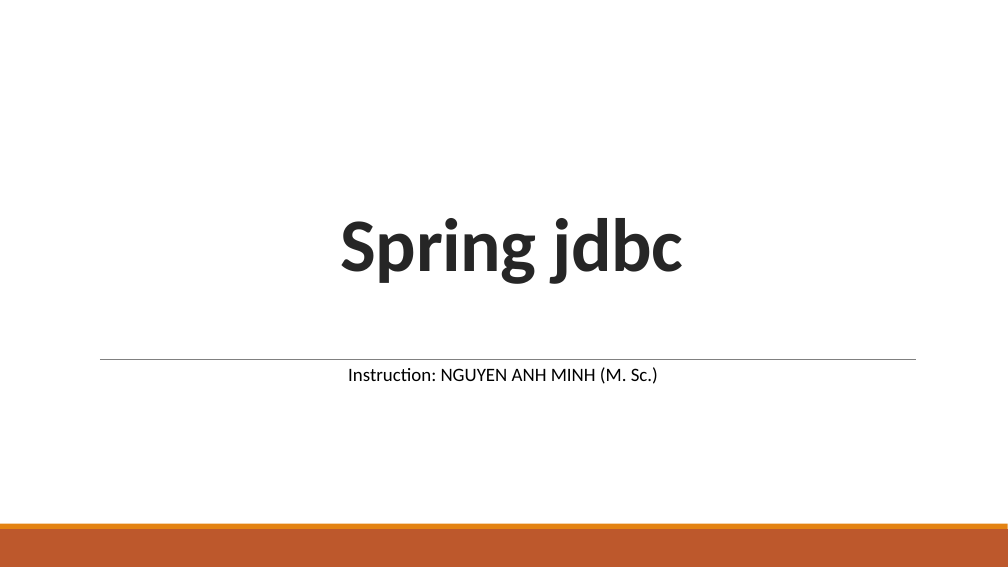
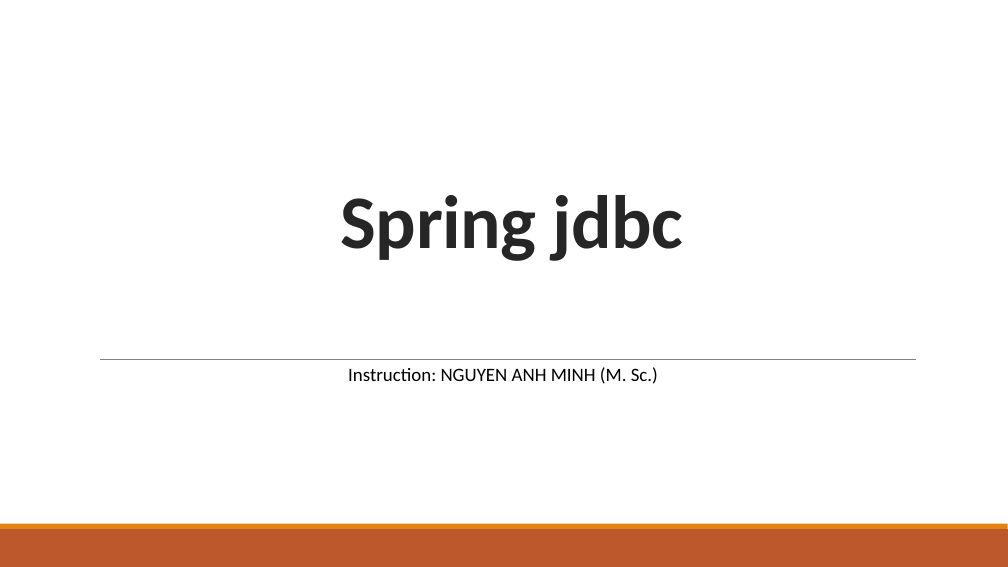
Before and after one commit to haminh10/JAVA_course_Spring_Hibernate_JPA, a slide deck: slide 1 of course/spring_lecture6.pptx. Drawn at 1008x567 pixels with LibreOffice and Linux fonts; fonts in the diff are those of the drawing. Boxes give left, top, right and bottom in pixels: in the first picture for what was removed or moved away, otherwise in the second. Text is boxed around its words. In the diff, an @@ line names an element or a change of style, - is before the commit and + after.

Commit message:
spring cnrs

```diff
--- a/course/spring_lecture6.pptx
+++ b/course/spring_lecture6.pptx
@@ title "Spring jdbc": place and size @@
-title "Spring jdbc" at [341,218,682,284]
+title "Spring jdbc" at [341,195,682,261]
```
Also in this commit, not shown: 14 slides added, 2 other files.
